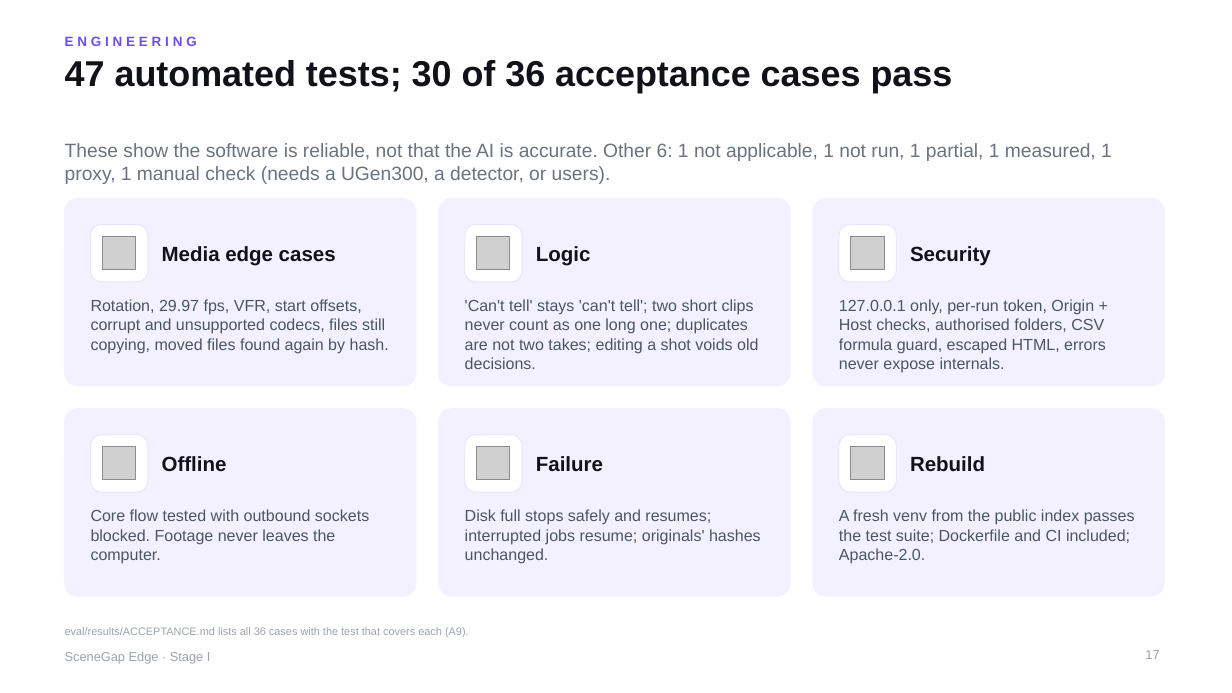
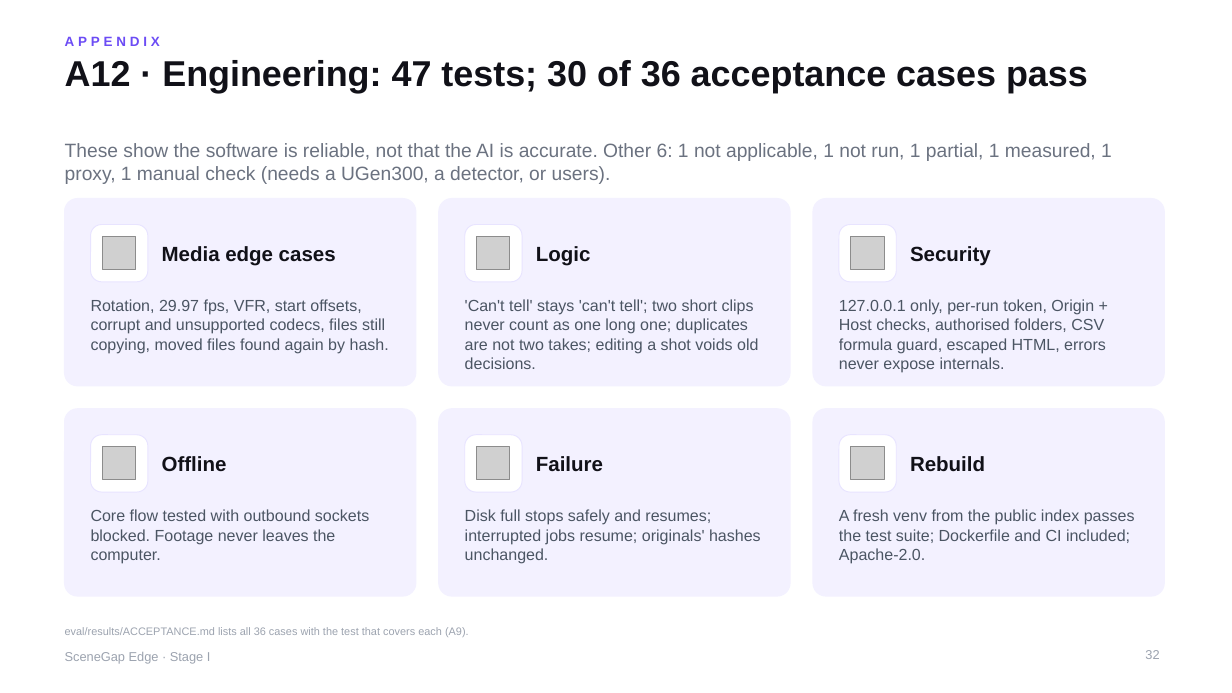
Before and after one commit to yu9bryan/scenegap-edge, a slide deck: slide 32 of docs/deck/SceneGapEdge_StageI_Proposal.pptx (slide 17 before the commit). Drawn at 1232x693 pixels with LibreOffice and Linux fonts; fonts in the diff are those of the drawing; grey boxes stand for pictures. Boxes give left, top, right and bottom in pixels: in the first picture for what was removed or moved away, otherwise in the second. Text is boxed around its words. In the diff, an @@ line names an element or a change of style, - is before the commit and + after.

```diff
--- a/docs/deck/SceneGapEdge_StageI_Proposal.pptx
+++ b/docs/deck/SceneGapEdge_StageI_Proposal.pptx
@@ text at [65,36,160,46]: text changed @@
-ENGINEERING
+APPENDIX
@@ title at [65,60,1088,93]: text changed @@
-47 automated tests; 30 of 36 acceptance cases pass
+A12 · Engineering: 47 tests; 30 of 36 acceptance cases pass
@@ page number at [1145,650,1159,659]: text changed @@
-17
+32
```
Also in this commit, not shown: 8 other slides changed, 2 slides added, 1 slide removed, 19 other files.
